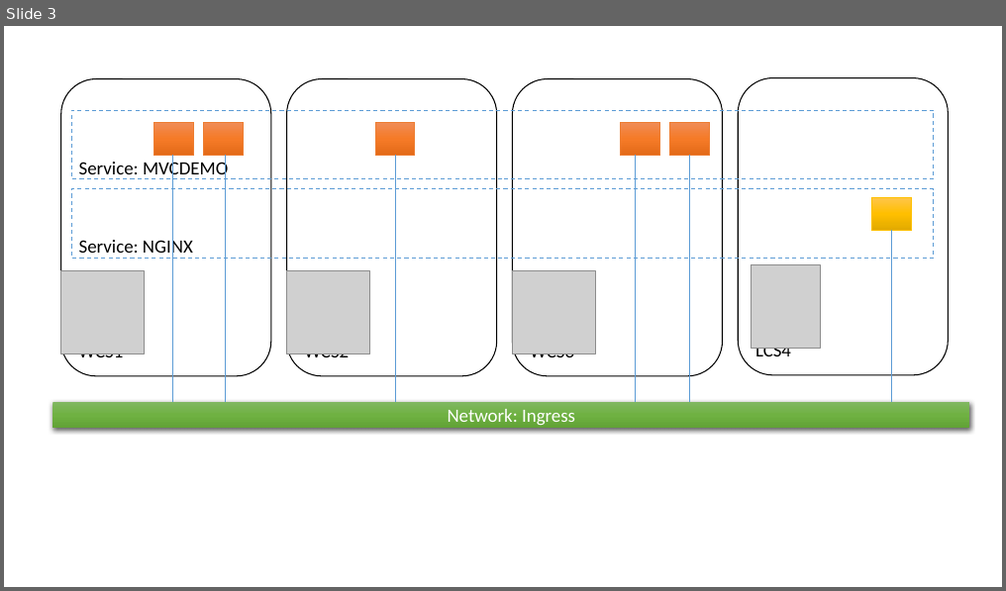
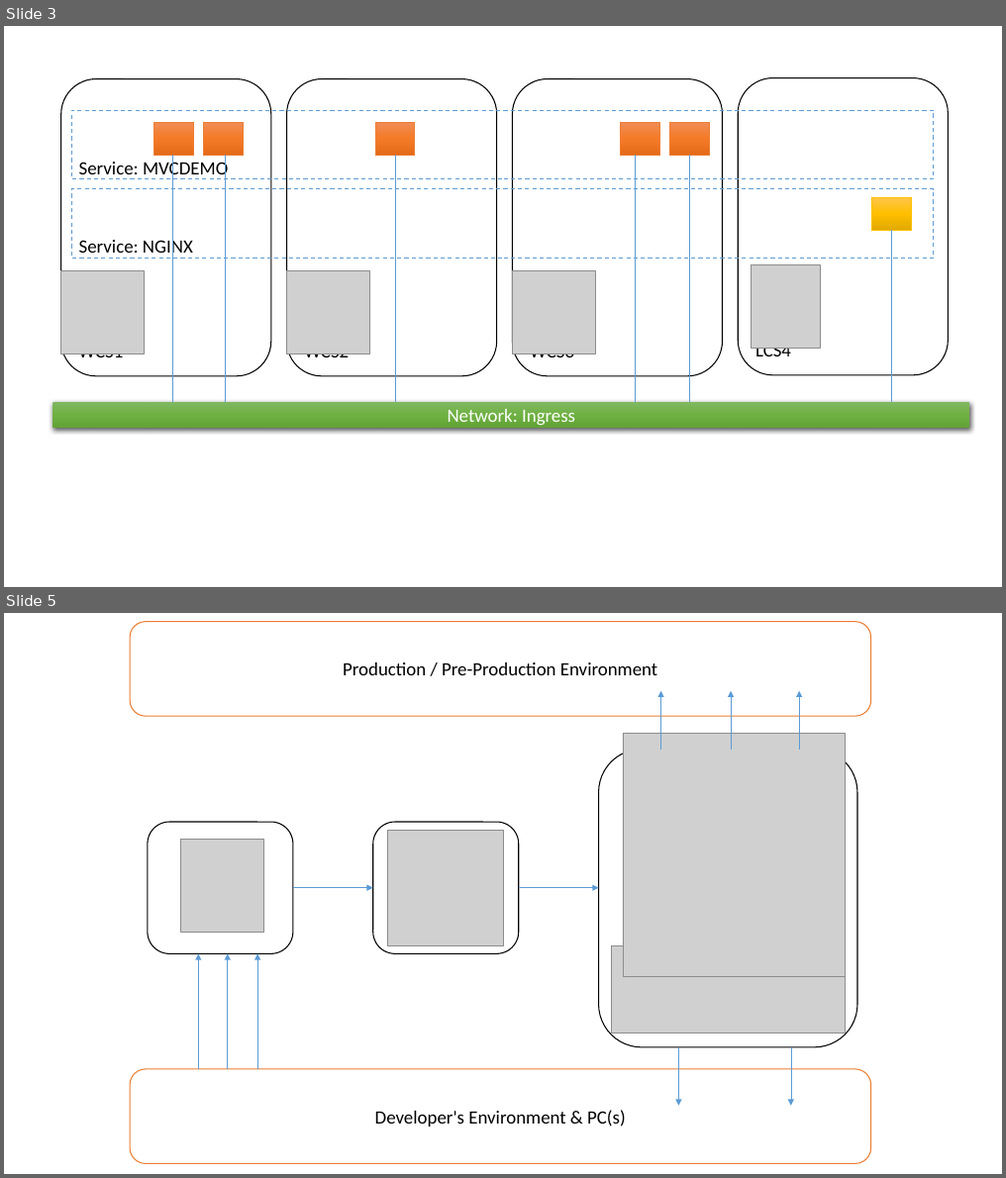
Before and after one commit to andrew0928/columns.chicken-house.net, a slide deck: wp-content/uploads/2017/05/slides.pptx. Shown one above the other, each under a label of ours: slide 3 before the commit, slides 3 and 5 after it; the slides between them are not shown. The pictures are 1006x591 and 1006x1178 pixels, drawn with LibreOffice and Linux fonts; fonts in the diff are those of the drawing; grey boxes stand for pictures. Boxes give left, top, right and bottom in pixels: in the first picture for what was removed or moved away, otherwise in the second. Text is boxed around its words. In the diff, an @@ line names an element or a change of style, - is before the commit and + after.

```diff
--- a/wp-content/uploads/2017/05/slides.pptx
+++ b/wp-content/uploads/2017/05/slides.pptx
@@ slide 5 added at box(4, 613, 1002, 1174), background #FFFFFF @@
@@ rounded rectangle added at box(130, 621, 871, 716), fill #FFFFFF, outline #ED7D31 1 pt, 18 pt, text #000000 @@
+Production / Pre-Production Environment
@@ arrow added from (661, 750) to (661, 691), #5B9BD5 0.5 pt @@
@@ arrow added from (731, 750) to (731, 691), #5B9BD5 0.5 pt @@
@@ arrow added from (799, 750) to (799, 691), #5B9BD5 0.5 pt @@
@@ rounded rectangle added at box(598, 750, 857, 1048), fill #FFFFFF, outline #000000 1 pt @@
@@ picture added at box(623, 733, 846, 976) @@
@@ rounded rectangle added at box(148, 822, 293, 954), fill #FFFFFF, outline #000000 1 pt @@
@@ picture added at box(180, 840, 263, 933) @@
@@ rounded rectangle added at box(373, 822, 519, 954), fill #FFFFFF, outline #000000 1 pt @@
@@ picture added at box(388, 830, 504, 947) @@
@@ arrow added from (293, 888) to (373, 888), #5B9BD5 0.5 pt @@
@@ arrow added from (519, 888) to (598, 888), #5B9BD5 0.5 pt @@
@@ arrow added from (199, 1069) to (199, 955), #5B9BD5 0.5 pt @@
@@ arrow added from (228, 1069) to (228, 955), #5B9BD5 0.5 pt @@
@@ arrow added from (257, 1069) to (257, 955), #5B9BD5 0.5 pt @@
@@ picture added at box(611, 947, 845, 1034) @@
@@ arrow added from (678, 1048) to (678, 1106), #5B9BD5 0.5 pt @@
@@ arrow added from (791, 1048) to (791, 1106), #5B9BD5 0.5 pt @@
@@ rounded rectangle added at box(130, 1069, 871, 1164), fill #FFFFFF, outline #ED7D31 1 pt, 18 pt, text #000000 @@
+Developer's Environment & PC(s)
```
Also in this commit, not shown: 1 other slide added, 8 other files.
